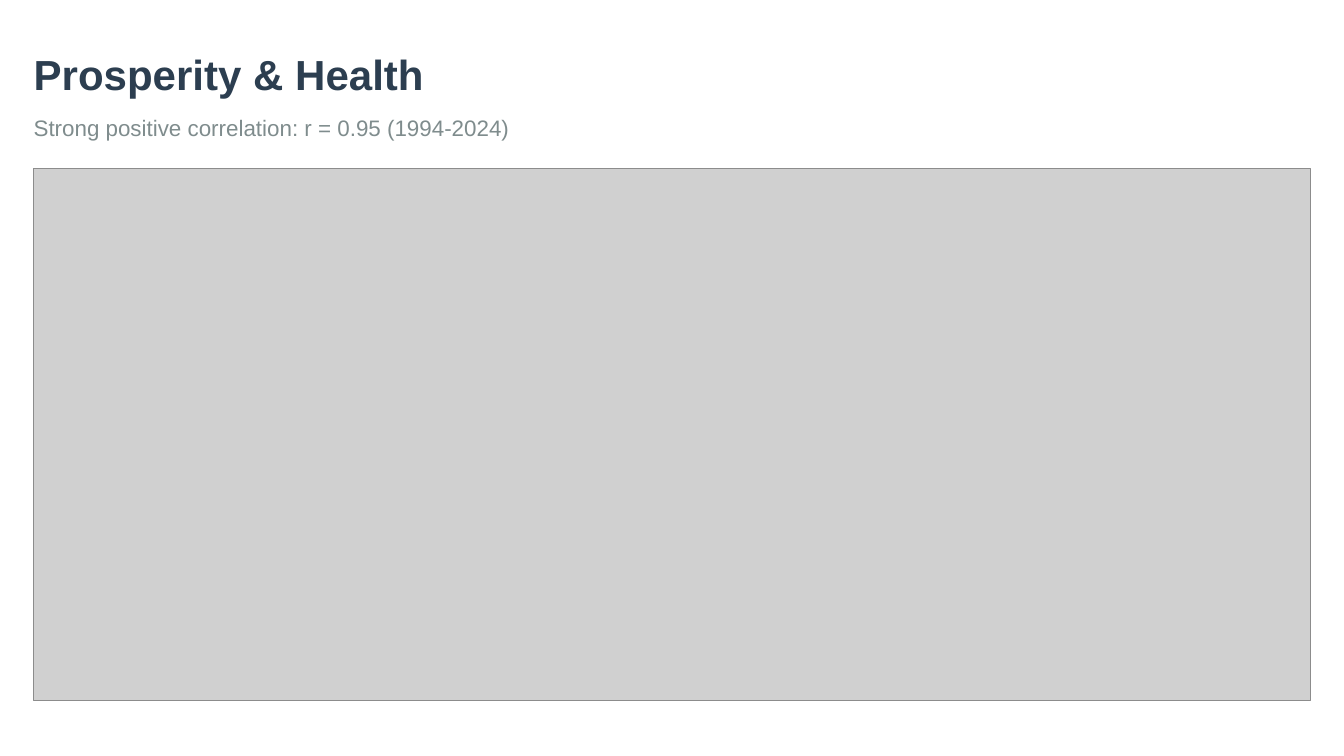
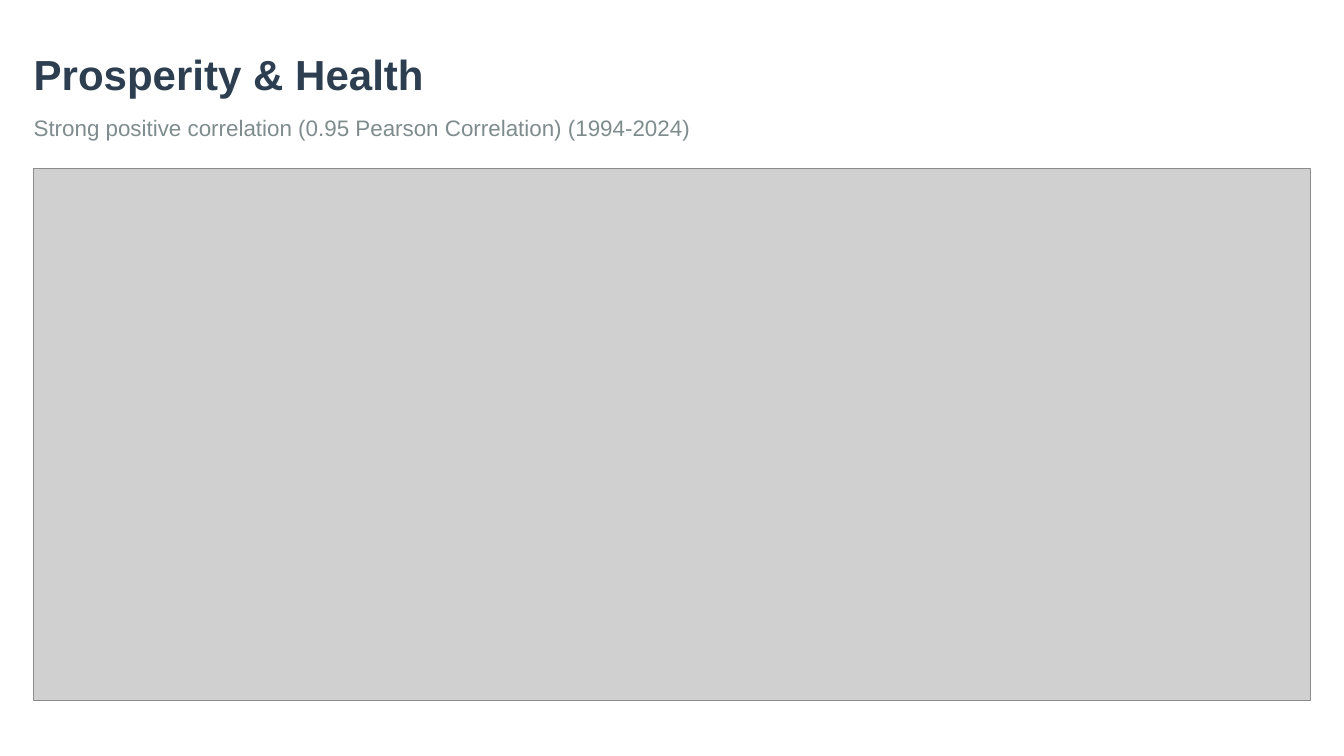
Before and after one commit to SexomQ/ExploratoryDataAnalysis, a slide deck: slide 6 of Reports & Presentations/Luxembourg_Development_EDA_Presentation.pptx. Drawn at 1344x756 pixels with LibreOffice and Linux fonts; fonts in the diff are those of the drawing; grey boxes stand for pictures. Boxes give left, top, right and bottom in pixels: in the first picture for what was removed or moved away, otherwise in the second. Text is boxed around its words. In the diff, an @@ line names an element or a change of style, - is before the commit and + after.

```diff
--- a/Reports & Presentations/Luxembourg_Development_EDA_Presentation.pptx
+++ b/Reports & Presentations/Luxembourg_Development_EDA_Presentation.pptx
@@ text at (x1=34, y1=120, x2=690, y2=141): text changed @@
-Strong positive correlation: r = 0.95 (1994-2024)
+Strong positive correlation (0.95 Pearson Correlation) (1994-2024)
```
Also in this commit, not shown: 5 other slides changed, 2 other files.
